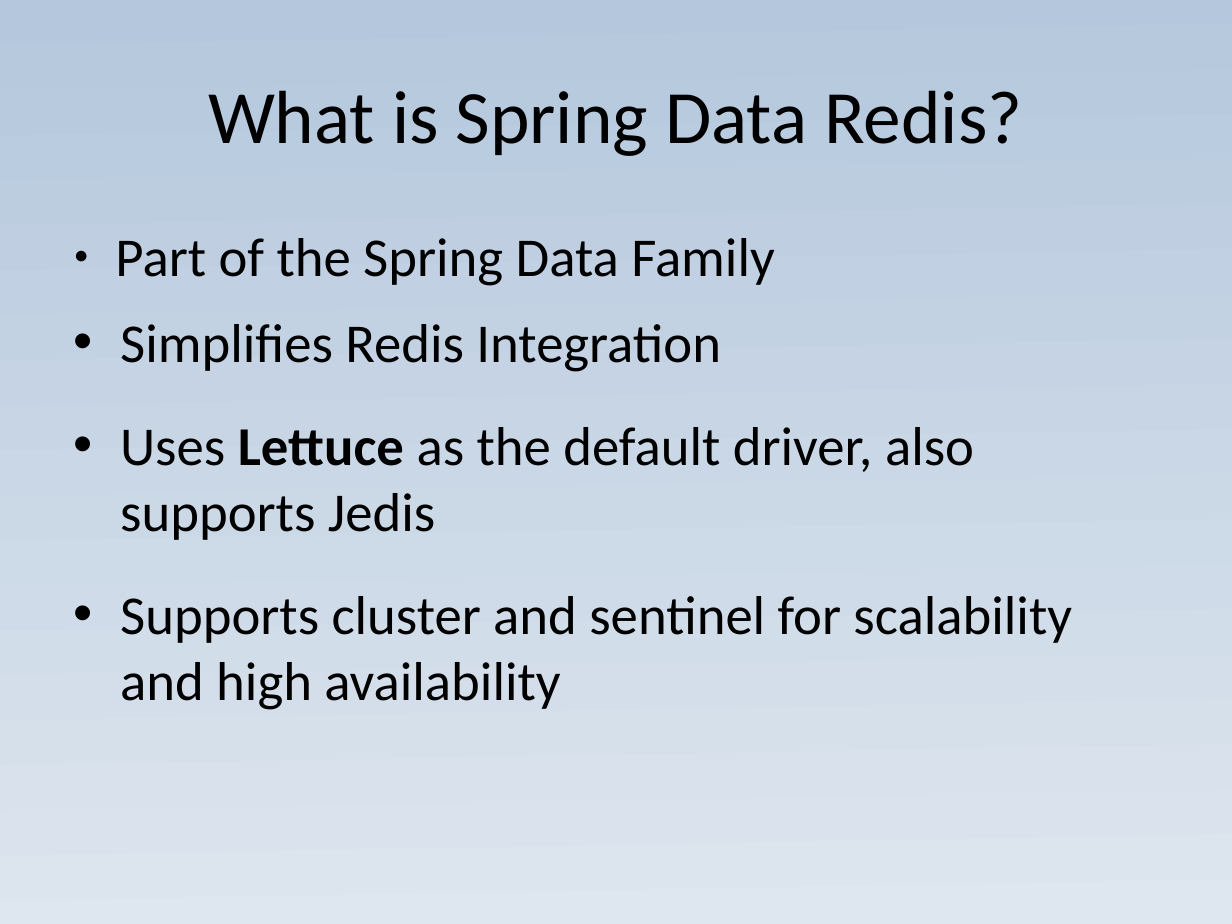
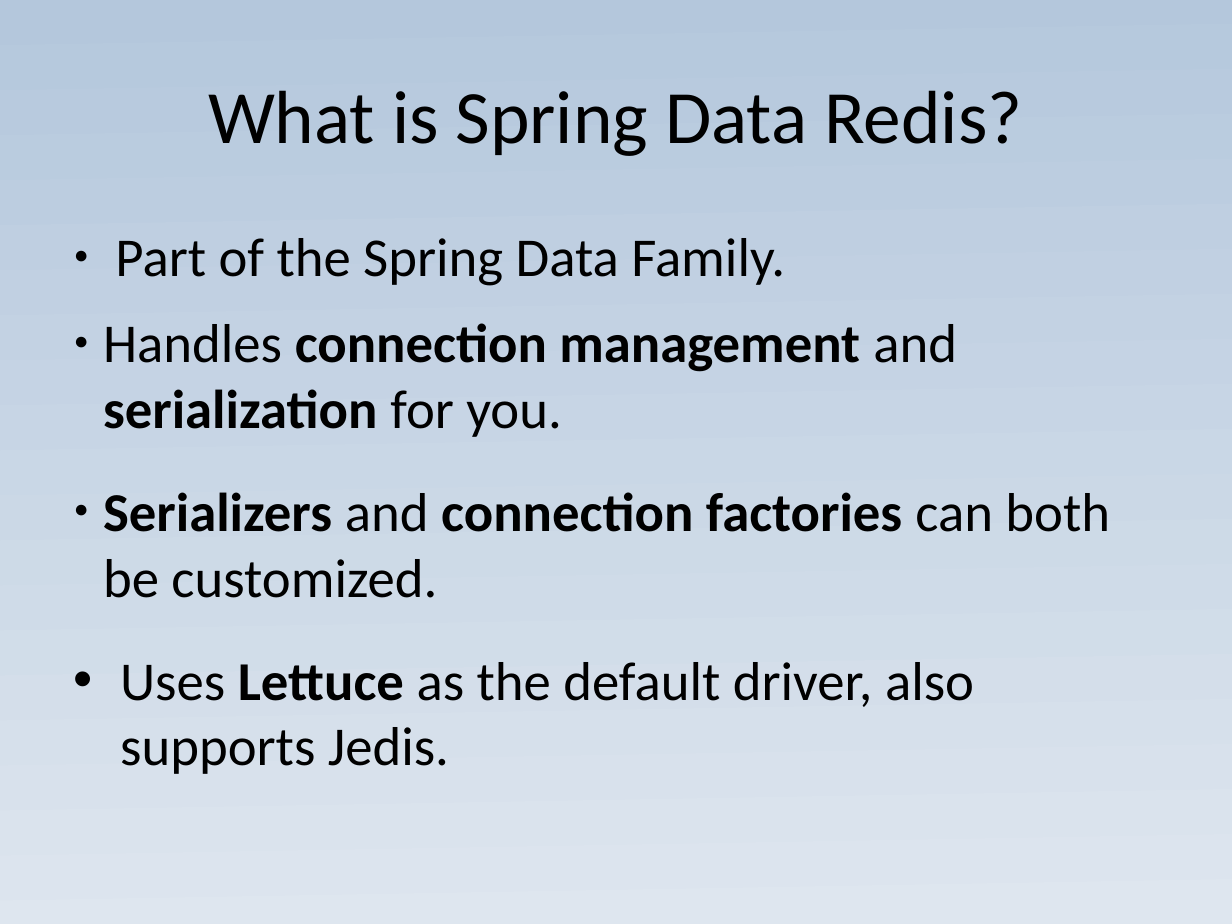
Before and after one commit to JoaoGuilhermedeSa/spring-data-redis, a slide deck: slide 2 of spring_data_redis_presentation_with_code.pptx. Drawn at 1232x924 pixels with LibreOffice and Linux fonts; fonts in the diff are those of the drawing. Boxes give left, top, right and bottom in pixels: in the first picture for what was removed or moved away, otherwise in the second. Text is boxed around its words. In the diff, an @@ line names an element or a change of style, - is before the commit and + after.

```diff
--- a/spring_data_redis_presentation_with_code.pptx
+++ b/spring_data_redis_presentation_with_code.pptx
@@ text at [103,238,1110,774]: text changed @@
-● Part of the Spring Data Family
-• Simplifies Redis Integration
-• Uses Lettuce as the default driver, also supports Jedis
-• Supports cluster and sentinel for scalability and high availability
+● Part of the Spring Data Family.
+● Handles connection management and serialization for you.
+● Serializers and connection factories can both be customized.
+• Uses Lettuce as the default driver, also supports Jedis.
```
Also in this commit, not shown: 4 other slides changed, 3 slides added, 2 slides removed, 1 other file.
